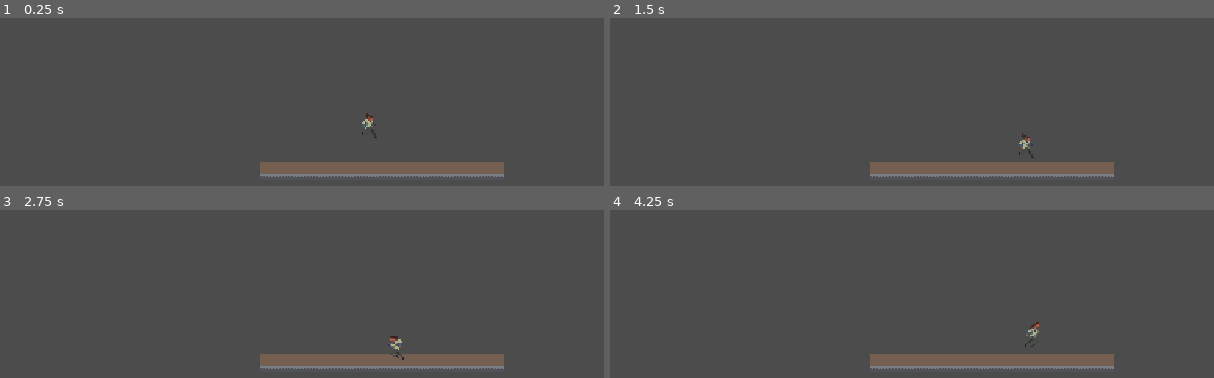
Above: before the commit, frames 1-4 (two rows, left to right).
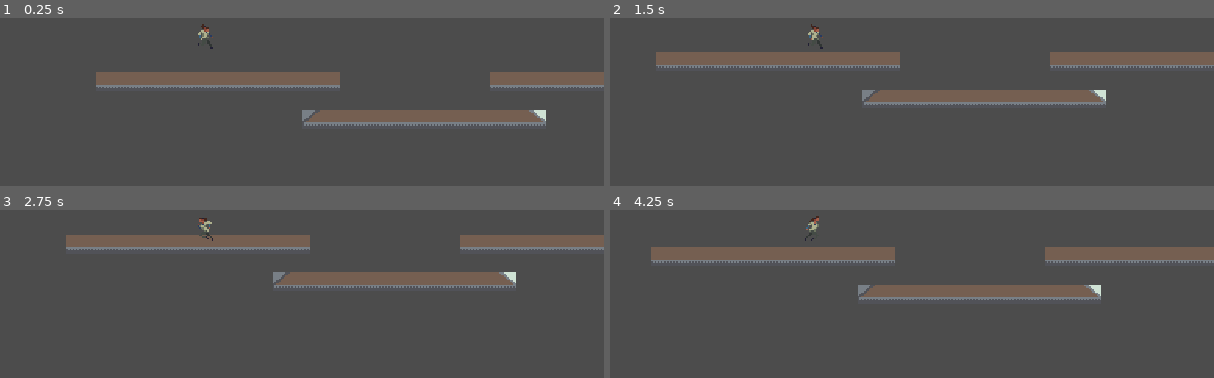
Above: after the commit, the same moments.

Repository: ObsidianBlk/Aboreal
Game: Godot game, scene res://World.tscn
Two runs of this game, one before a commit and one after it. Both use one fixed random seed, a clock stepped at 60 frames per second and the inputs below.
Inputs:
- Up to frame 1 (0.25 s): no input
- Up to frame 2 (1.5 s): hold Shift (mod_shift) 0.53-1.28 s; hold D (right) from 0.53 s (still down); tap Space (jump) at 0.77, 0.8, 1.07, 1.35 s
- Up to frame 3 (2.75 s): tap Space (jump) at 1.52, 1.82, 2.3 s; tap Shift (mod_shift) at 1.55 s; release D (right) at 2.03 s; hold Left (left) from 2.03 s (still down); hold Shift (mod_shift) from 2.03 s (still down)
- Up to frame 4 (4.25 s): release Left (left) at 2.78 s; release Shift (mod_shift) at 2.78 s; hold D (right) from 2.78 s (still down); tap Shift (mod_shift) at 2.85 s; tap Space (jump) at 3.02, 3.32, 3.6, 3.77, 4.07 s

The runs differ from the first frame. In frame 1, 13% of the frame differs, in the area x 15-100%, y 3-95%; in frame 2, 13%; in frame 3, 13%; in frame 4, 13%, in the area x 6-100%, y 3-95%.

Commit message:
Player can now crawl... with rules for progression from running to crawling.

Diff:
--- a/Assets/Levels/TestLevel.tscn
+++ b/Assets/Levels/TestLevel.tscn
@@ -1,18 +1,22 @@
-[gd_scene load_steps=3 format=2]
+[gd_scene load_steps=4 format=2]
 
 [ext_resource path="res://Assets/Graphics/Tilesets/Tileset_Floors.tres" type="TileSet" id=1]
 [ext_resource path="res://Assets/Objects/Player/Player.tscn" type="PackedScene" id=2]
+[ext_resource path="res://Assets/Scripts/Tracker_Camera.gd" type="Script" id=3]
 
 [node name="TestLevel" type="Node2D"]
 
 [node name="TileMap" type="TileMap" parent="."]
 tile_set = ExtResource( 1 )
 cell_size = Vector2( 12, 12 )
+collision_mask = 0
 format = 1
-tile_data = PoolIntArray( 393219, 0, 0, 393220, 0, 0, 393221 …(106 unchanged characters)… 393229, 0, 0, 393230, 0, 0, 393231, 0, 0 )
+tile_data = PoolIntArray( 393219, 0, 0, 393220, 0, 0, 393221 …(106 unchanged characters)… 393229, 0, 0, 393230, 0, 0, 393231, 0, 0, 393240, 0, 0, 393241, 0, 0, 393242, 0, 0, 393243, 0, 0, 393244, 0, 0, 393245, 0, 0, 393246, 0, 0, 393247, 0, 0, 393248, 0, 0, 393249, 0, 0, 393250, 0, 0, 524302, 2, 0, 524303, 0, 0, 524304, 0, 0, 524305, 0, 0, 524306, 0, 0, 524307, 0, 0, 524308, 0, 0, 524309, 0, 0, 524310, 0, 0, 524311, 0, 0, 524312, 0, 0, 524313, 0, 0, 524314, 1, 0 )
 
 [node name="Player" parent="." instance=ExtResource( 2 )]
 position = Vector2( 104.95, 52.7557 )
 
-[node name="Camera2D" type="Camera2D" parent="."]
+[node name="Camera" type="Camera2D" parent="."]
 current = true
+script = ExtResource( 3 )
+target_node_path = NodePath("../Player")
--- a/Assets/Objects/Player/Player.gd
+++ b/Assets/Objects/Player/Player.gd
@@ -7,6 +7,7 @@
 # ENUMs and Constants
 # ----------------------------------------------------------------
 enum STATE {IDLE, MOVE, AIR, HURT}
+enum MOVEMENT {WALKING, RUNNING, CRAWLING}
 
 const IDLE_THRESHOLD = 1.0
 const FLOAT_THRESHOLD = 10.0
@@ -29,6 +30,7 @@
 # ----------------------------------------------------------------
 var _velocity = Vector2.ZERO
 var _state = STATE.IDLE
+var _move_state = MOVEMENT.WALKING
 
 
 # ----------------------------------------------------------------
@@ -63,7 +65,10 @@
 		_state = STATE.MOVE
 		return
 
-	_PlayIfNotCurrent("idle")
+	if _move_state == MOVEMENT.CRAWLING:
+		_PlayIfNotCurrent("crouch")
+	else:
+		_PlayIfNotCurrent("idle")
 
 	_ProcessUserJump(delta)
 	_ProcessUserMovement(delta)
@@ -80,7 +85,10 @@
 		return
 
 	if vlen <= max_walk_speed:
-		_PlayIfNotCurrent("walk")
+		if _move_state == MOVEMENT.WALKING:
+			_PlayIfNotCurrent("walk")
+		elif _move_state == MOVEMENT.CRAWLING:
+			_PlayIfNotCurrent("crawl")
 	elif vlen > max_walk_speed:
 		_PlayIfNotCurrent("run")
 
@@ -112,25 +120,19 @@
 
 
 func _ProcessUserJump(delta : float) -> void:
-	if Input.is_action_just_pressed("jump"):
+	if Input.is_action_just_pressed("jump") and _move_state != MOVEMENT.CRAWLING:
 		_velocity.y -= jump_force
 
 func _ProcessUserMovement(delta : float) -> void:
-	var direction = 0
-	var enable_run = false
-	if Input.is_action_pressed("left"):
-		direction -= 1
-	if Input.is_action_pressed("right"):
-		direction += 1
-	if Input.is_action_pressed("mod_shift"):
-		enable_run = true
+	var direction = _GetDirection()
+	_UpdateMovementState()
 
 	var running = abs(_velocity.x) > max_walk_speed
-	if direction != 0:
+	if direction != 0 and not (_move_state == MOVEMENT.WALKING and running):
 		if sign(direction) != sign(_velocity.x):
 			_velocity.x = 0.0
-		var acceleration = run_accel if enable_run else walk_accel
-		var speed = max_run_speed if enable_run else max_walk_speed
+		var acceleration = run_accel if _move_state == MOVEMENT.RUNNING else walk_accel
+		var speed = max_run_speed if _move_state == MOVEMENT.RUNNING else max_walk_speed
 		_velocity.x = _Bound(
 			_velocity.x + (direction * acceleration * delta),
 			-speed, speed
@@ -144,6 +146,28 @@
 		_velocity.x = lerp(_velocity.x, 0.0, friction)
 	_velocity = move_and_slide_with_snap(_velocity, Vector2.DOWN, Vector2.UP)
 
+
+func _UpdateMovementState() -> void:
+	match _move_state:
+		MOVEMENT.WALKING:
+			if Input.is_action_pressed("down") and abs(_velocity.x) <= max_walk_speed:
+				_move_state = MOVEMENT.CRAWLING
+			if Input.is_action_pressed("mod_shift"):
+				_move_state = MOVEMENT.RUNNING
+		MOVEMENT.RUNNING:
+			if not Input.is_action_pressed("mod_shift"):
+				_move_state = MOVEMENT.WALKING
+		MOVEMENT.CRAWLING:
+			if not Input.is_action_pressed("down"):
+				_move_state = MOVEMENT.WALKING
+
+func _GetDirection() -> float:
+	var direction = 0.0
+	if Input.is_action_pressed("left"):
+		direction -= 1
+	if Input.is_action_pressed("right"):
+		direction += 1
+	return direction
 
 func _Bound(v : float, minv : float, maxv : float) -> float:
 	return max(minv, min(maxv, v))
--- a/Assets/Objects/Player/Player.tscn
+++ b/Assets/Objects/Player/Player.tscn
@@ -7,6 +7,39 @@
 radius = 4.0
 height = 8.0
 
+[sub_resource type="Animation" id=12]
+resource_name = "crawl"
+length = 1.3
+loop = true
+tracks/0/type = "value"
+tracks/0/path = NodePath("Sprite:frame")
+tracks/0/interp = 1
+tracks/0/loop_wrap = true
+tracks/0/imported = false
+tracks/0/enabled = true
+tracks/0/keys = {
+"times": PoolRealArray( 0, 0.2, 0.4, 0.6, 0.8, 1, 1.2 ),
+"transitions": PoolRealArray( 1, 1, 1, 1, 1, 1, 1 ),
+"update": 1,
+"values": [ 32, 33, 34, 35, 36, 37, 38 ]
+}
+
+[sub_resource type="Animation" id=13]
+resource_name = "crouch"
+length = 0.1
+tracks/0/type = "value"
+tracks/0/path = NodePath("Sprite:frame")
+tracks/0/interp = 1
+tracks/0/loop_wrap = true
+tracks/0/imported = false
+tracks/0/enabled = true
+tracks/0/keys = {
+"times": PoolRealArray( 0 ),
+"transitions": PoolRealArray( 1 ),
+"update": 1,
+"values": [ 32 ]
+}
+
 [sub_resource type="Animation" id=2]
 resource_name = "falling"
 length = 0.2
@@ -173,6 +206,7 @@
 }
 
 [node name="Player" type="KinematicBody2D"]
+collision_layer = 1024
 script = ExtResource( 2 )
 
 [node name="CollShape" type="CollisionShape2D" parent="."]
@@ -184,9 +218,12 @@
 centered = false
 offset = Vector2( -8, -20 )
 hframes = 12
-vframes = 3
+vframes = 4
+frame = 32
 
 [node name="Anim" type="AnimationPlayer" parent="."]
+anims/crawl = SubResource( 12 )
+anims/crouch = SubResource( 13 )
 anims/falling = SubResource( 2 )
 anims/float = SubResource( 3 )
 anims/idle = SubResource( 4 )
@@ -197,7 +234,3 @@
 anims/lifting = SubResource( 9 )
 anims/run = SubResource( 10 )
 anims/walk = SubResource( 11 )
-
-[node name="Floor_Ray" type="RayCast2D" parent="."]
-position = Vector2( 0, -2 )
-cast_to = Vector2( 0, 3 )
--- /dev/null
+++ b/Assets/Scripts/Tracker_Camera.gd
@@ -0,0 +1,99 @@
+extends Camera2D
+class_name Tracker_Camera
+
+
+# ----------------------------------------------------------------
+# Export Variables
+# ----------------------------------------------------------------
+export var target_node_path : NodePath = ""		setget set_target_node_path
+
+# ----------------------------------------------------------------
+# Variables
+# ----------------------------------------------------------------
+var target = null
+var tween_node : Tween = null
+var transitioning : bool = false
+
+# ----------------------------------------------------------------
+# Setters / Getters
+# ----------------------------------------------------------------
+
+func set_target_node_path(tnp : NodePath) -> void:
+	target_node_path = tnp
+	if tnp == "":
+		target = null
+		set_process(false)
+	else:
+		target = get_node_or_null(target_node_path)
+		if target != null and not transitioning:
+			set_process(true)
+
+
+func set_target_node(tn : Node2D) -> void:
+	if target != tn:
+		if tn != null:
+			var tnp = get_path_to(tn)
+			target_node_path = tnp
+			target = tn
+			if not transitioning:
+				set_process(true)
+		else:
+			target_node_path = ""
+			target = null
+			set_process(false)
+
+
+# ----------------------------------------------------------------
+# Override Methods
+# ----------------------------------------------------------------
+func _ready() -> void:
+	set_process(false)
+	tween_node = Tween.new()
+	add_child(tween_node)
+	tween_node.connect("tween_all_completed", self, "_on_transition_complete")
+	if target_node_path != "":
+		set_target_node_path(target_node_path)
+
+
+func _process(delta : float) -> void:
+	if not target:
+		return
+
+	var pos = target.global_position
+	global_position = pos
+
+
+# ----------------------------------------------------------------
+# Public Methods
+# ----------------------------------------------------------------
+func transition_to(target_node : Node2D, duration : float) -> void:
+	if transitioning:
+		print("WARNING: Transition already in progress. Cannot start a new transition.")
+		return
+
+	if duration <= 0.0:
+		set_target_node(target_node)
+		return
+
+	if target != null:
+		set_process(false)
+	transitioning = true
+	if target_node != target:
+		set_target_node(target_node)
+
+	tween_node.interpolate_property(
+		self, "global_position",
+		global_position, target_node.global_position,
+		duration,
+		Tween.TRANS_LINEAR, Tween.EASE_IN_OUT
+	)
+	tween_node.start()
+
+
+# ----------------------------------------------------------------
+# Handler Methods
+# ----------------------------------------------------------------
+func _on_transition_complete() -> void:
+	transitioning = false
+	if target != null:
+		set_process(true)
--- a/project.godot
+++ b/project.godot
@@ -13,9 +13,15 @@
 "class": "Player",
 "language": "GDScript",
 "path": "res://Assets/Objects/Player/Player.gd"
+}, {
+"base": "Camera2D",
+"class": "Tracker_Camera",
+"language": "GDScript",
+"path": "res://Assets/Scripts/Tracker_Camera.gd"
 } ]
 _global_script_class_icons={
-"Player": ""
+"Player": "",
+"Tracker_Camera": ""
 }
 
 [application]
@@ -75,6 +81,11 @@
  ]
 }
 
+[layer_names]
+
+2d_physics/layer_1="Structures"
+2d_physics/layer_11="Player"
+
 [physics]
 
 common/enable_pause_aware_picking=true
Binary file changed: Assets/Graphics/Player/Player.png
Not shown: 1 places in Assets/Objects/Player/Player.tscn that only renumber resources
